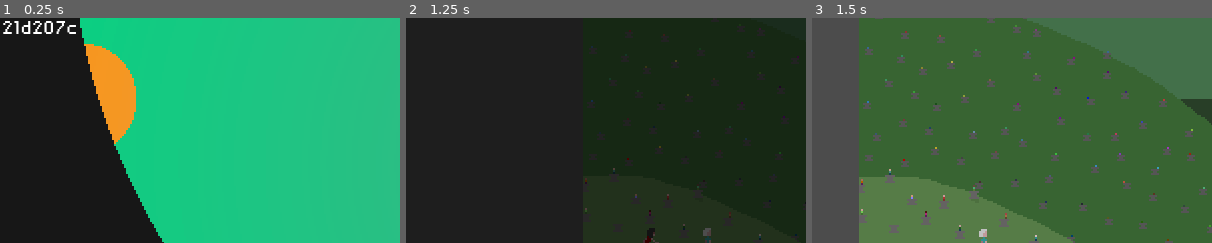
Above: before the commit, frames 1-3 (left to right).
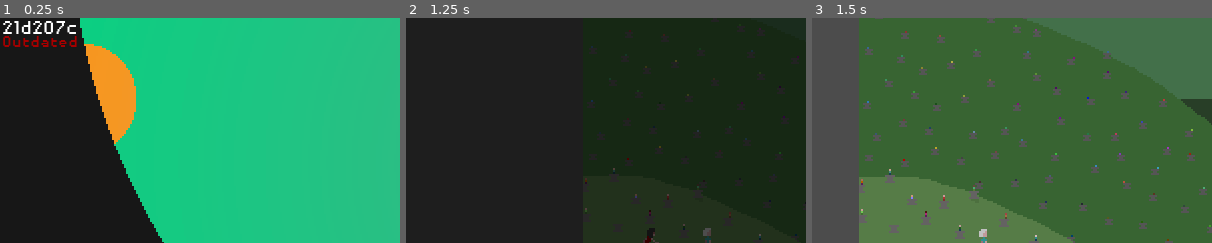
Above: after the commit, the same moments.

Repository: Lilith-In-Starlight/obsidian-glow
Game: Godot game, scene res://Menu.tscn
Two runs of this game, one before a commit and one after it. Both use one fixed random seed, a clock stepped at 60 frames per second and the inputs below.
Inputs:
- Up to frame 1 (0.25 s): no input
- Up to frame 2 (1.25 s): tap Enter at 0.5 s; hold Right from 0.53 s (still down); tap Z at 0.6 s; tap Up at 0.77 s
- Up to frame 3 (1.5 s): keep holding Right; tap X at 1.35 s
The pictures show only the part of the screen within x 0-50%, y 0-50%; the shares and areas given below are measured in that part.

The runs differ from the first frame. In frame 1, 0.4% of the frame differs, in the area x 0-20%, y 8-13%; in frame 2, nothing differs; in frame 3, nothing differs.

Commit message:
Added an update checker

Diff:
--- a/Menu.gd
+++ b/Menu.gd
@@ -57,6 +57,11 @@
 
 
 func _ready():
+	var err
+	for i in 6:
+		$HTTPRequest.request("https://ampersandia.net/ampersandiaver.txt")
+		if err == OK:
+			break;
 	SceneTimer.wait_time = 0.5
 	SceneTimer.one_shot = true
 	SceneTimer.connect("timeout", self, "scene_timer_timeout")
@@ -263,3 +268,8 @@
 			labels_in_menu[i].modulate = Color("#ffffff")
 
 	Persistent.save_settings()
+
+
+func _on_HTTPRequest_request_completed(result, response_code, headers, body):
+	if body.get_string_from_ascii() != $VersionLabel.text:
+		$VersionWarning.visible = true
--- a/Menu.tscn
+++ b/Menu.tscn
@@ -34,6 +34,10 @@
 size = 12
 font_data = ExtResource( 3 )
 
+[sub_resource type="DynamicFont" id=6]
+size = 10
+font_data = ExtResource( 3 )
+
 [node name="Menu" type="Control"]
 anchor_right = 1.0
 anchor_bottom = 1.0
@@ -41,6 +45,8 @@
 __meta__ = {
 "_edit_use_anchors_": false
 }
+
+[node name="HTTPRequest" type="HTTPRequest" parent="."]
 
 [node name="Background" type="TextureRect" parent="."]
 anchor_right = 1.0
@@ -336,7 +342,7 @@
 "_edit_use_anchors_": false
 }
 
-[node name="Label" type="Label" parent="."]
+[node name="VersionLabel" type="Label" parent="."]
 margin_left = 1.0
 margin_top = -1.0
 margin_right = 41.0
@@ -346,3 +352,18 @@
 __meta__ = {
 "_edit_use_anchors_": false
 }
+
+[node name="VersionWarning" type="Label" parent="."]
+visible = false
+modulate = Color( 0.647059, 0, 0, 1 )
+margin_left = 1.0
+margin_top = 7.0
+margin_right = 47.0
+margin_bottom = 21.0
+custom_fonts/font = SubResource( 6 )
+text = "Outdated"
+__meta__ = {
+"_edit_use_anchors_": false
+}
+
+[connection signal="request_completed" from="HTTPRequest" to="." method="_on_HTTPRequest_request_completed"]
Not shown: 1 places in Menu.tscn that only renumber resources
